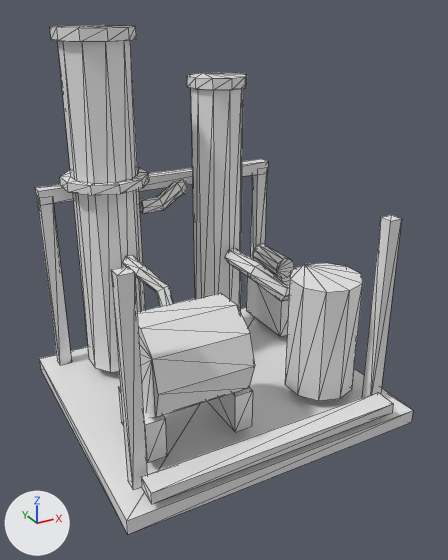
What one commit did to the glTF model assets/source/buildings/directorate/sources/industrial/fuel_refinery/lod1.gltf.
The view is the same before and after, from a camera (50 mm lens) standing at (-0.741, -1.455, 0.564) and looking at (-0.006, -0.119, -0.104). Every picture has the same lights, and +X, +Y and +Z are marked at lower left. The first picture is the older version. Mesh edges are drawn as thin lines. Vertices at exactly the same position are counted once.

Script lines for the objects in view, before the commit:
```python
me_lod1 = bpy.data.meshes.new('lod1')
me_lod1.from_pydata(...)  # 332 vertices, 584 faces; spans x -0.43..0.41, y -0.45..0.33, z -0.5..0.52
ob_lod1 = bpy.data.objects.new('lod1', me_lod1)
ob_lod1.location = (0.0, 0.0, 0.0)
```
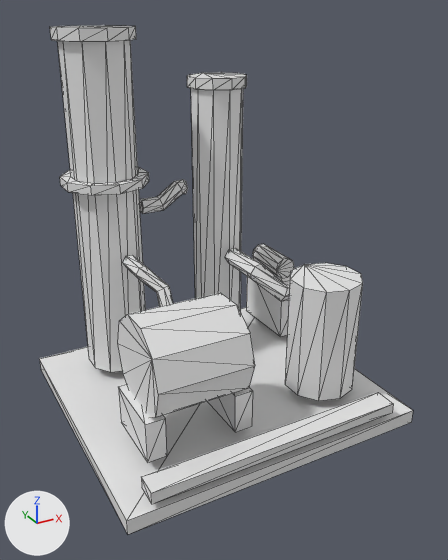
What differs and where, as boxes [x1, y1, x2, y2] in the pictures (448 x 560 px):
'lod1', reshaped
    before: [35, 25, 413, 534]
    after: [40, 25, 413, 534]
part 1 of me_lod1, deleted
    before: [362, 215, 402, 398]
part 2 of me_lod1, deleted
    before: [38, 203, 72, 365]
part 3 of me_lod1, deleted
    before: [35, 159, 268, 205]
part 4 of me_lod1, deleted
    before: [111, 266, 147, 490]
part 5 of me_lod1, deleted
    before: [251, 173, 267, 258]

What changed in the scene script:
```text
Change me_lod1:
    used by ob_lod1; location = (0.0, 0.0, 0.0)
    remove me_lod1.from_pydata(...)  # 332 vertices, 584 faces; spans x -0.43..0.41, y -0.45..0.33, z -0.5..0.52
    add me_lod1.from_pydata(...)  # 292 vertices, 524 faces; spans x -0.43..0.41, y -0.45..0.33, z -0.5..0.52
    me_lod1 part 1: the loose piece of 8 vertices spanning x 0.327..0.363, y -0.368..-0.332, z -0.46..0.08 is deleted
    me_lod1 part 2: the loose piece of 8 vertices spanning x -0.383..-0.347, y 0.257..0.293, z -0.46..0.08 is deleted
    me_lod1 part 3: the loose piece of 8 vertices spanning x -0.385..0.365, y 0.255..0.295, z 0.06..0.1 is deleted
    me_lod1 part 4: the loose piece of 8 vertices spanning x -0.383..-0.347, y -0.368..-0.332, z -0.46..0.08 is deleted
    me_lod1 part 5: the loose piece of 8 vertices spanning x 0.327..0.363, y 0.257..0.293, z -0.46..0.08 is deleted
```
